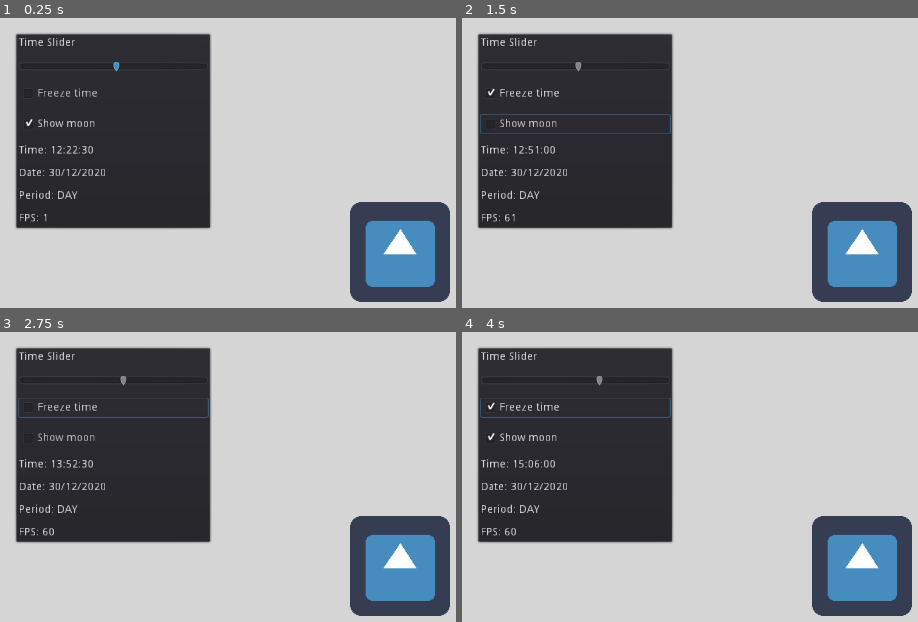
Above: before the commit, frames 1-4 (two rows, left to right).
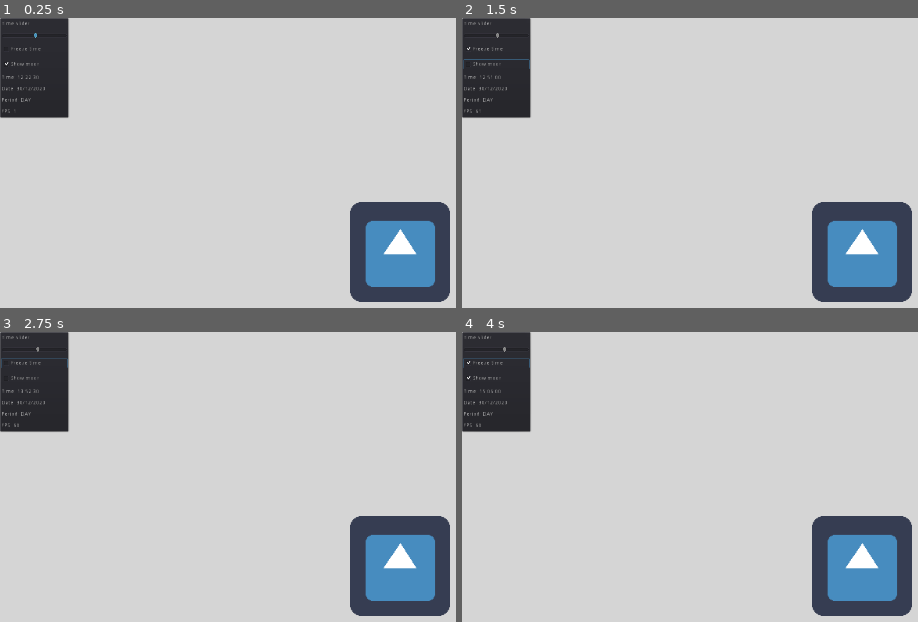
Above: after the commit, the same moments.

Repository: hiulit/Godot-3-2D-Day-Night-Cycle
Game: Godot game, scene res://demo/demo.tscn
The game is run twice, just before and just after one commit, with the same random seed, the same clock (stepped at 60 frames per second) and the same inputs. The engine's default icon, where the game draws it, is replaced by a stand-in: a white triangle on a blue panel in a dark square.
Inputs:
- Up to frame 1 (0.25 s): no input
- Up to frame 2 (1.5 s): click "Freeze time" at 0.5 s; click "Show moon" at 1.25 s
- Up to frame 3 (2.75 s): click "Freeze time" at 2 s
- Up to frame 4 (4 s): click "Show moon" at 2.75 s; click "Freeze time" at 3.5 s

The runs differ from the first frame. In frame 1, 28% of the frame differs, in the area x 0-47%, y 0-73%; in frame 2, 28%; in frame 3, 28%; in frame 4, 28%.

Commit message:
Moved debug overlay

Diff:
--- a/src/debug_overlay/debug_overlay.tscn
+++ b/src/debug_overlay/debug_overlay.tscn
@@ -3,20 +3,21 @@
 [ext_resource path="res://src/debug_overlay/debug_overlay.gd" type="Script" id=1]
 
 [node name="debug_overlay" type="PopupPanel"]
-margin_left = 20.0
-margin_top = 20.0
-margin_right = 270.0
-margin_bottom = 270.0
+margin_right = 176.0
+margin_bottom = 256.0
+rect_scale = Vector2( 0.5, 0.5 )
+popup_exclusive = true
 script = ExtResource( 1 )
 __meta__ = {
+"_edit_group_": true,
 "_edit_use_anchors_": false
 }
 
 [node name="VBoxContainer" type="VBoxContainer" parent="."]
 margin_left = 4.0
 margin_top = 4.0
-margin_right = 246.0
-margin_bottom = 246.0
+margin_right = 172.0
+margin_bottom = 252.0
 custom_constants/separation = 15
 alignment = 1
 __meta__ = {
@@ -24,25 +25,25 @@
 }
 
 [node name="time_slider_label" type="Label" parent="VBoxContainer"]
-margin_top = 21.0
-margin_right = 242.0
-margin_bottom = 35.0
+margin_top = 4.0
+margin_right = 168.0
+margin_bottom = 18.0
 text = "Time Slider"
 __meta__ = {
 "_edit_use_anchors_": false
 }
 
 [node name="time_slider" type="HSlider" parent="VBoxContainer"]
-margin_top = 50.0
-margin_right = 242.0
-margin_bottom = 66.0
+margin_top = 33.0
+margin_right = 168.0
+margin_bottom = 49.0
 min_value = -1.0
 max_value = 24.0
 
 [node name="freeze_time_checkbox" type="CheckBox" parent="VBoxContainer"]
-margin_top = 81.0
-margin_right = 242.0
-margin_bottom = 105.0
+margin_top = 64.0
+margin_right = 168.0
+margin_bottom = 88.0
 text = "Freeze time"
 __meta__ = {
 "_edit_use_anchors_": false
@@ -58,27 +59,27 @@
 }
 
 [node name="time_label" type="Label" parent="VBoxContainer"]
-margin_top = 120.0
-margin_right = 242.0
-margin_bottom = 134.0
+margin_top = 142.0
+margin_right = 168.0
+margin_bottom = 156.0
 text = "Time:"
 
 [node name="date_label" type="Label" parent="VBoxContainer"]
-margin_top = 149.0
-margin_right = 242.0
-margin_bottom = 163.0
+margin_top = 171.0
+margin_right = 168.0
+margin_bottom = 185.0
 text = "Date:"
 
 [node name="period_label" type="Label" parent="VBoxContainer"]
-margin_top = 178.0
-margin_right = 242.0
-margin_bottom = 192.0
+margin_top = 200.0
+margin_right = 168.0
+margin_bottom = 214.0
 text = "Period:"
 
 [node name="fps_label" type="Label" parent="VBoxContainer"]
-margin_top = 207.0
-margin_right = 242.0
-margin_bottom = 221.0
+margin_top = 229.0
+margin_right = 168.0
+margin_bottom = 243.0
 text = "FPS:"
 __meta__ = {
 "_edit_use_anchors_": false
